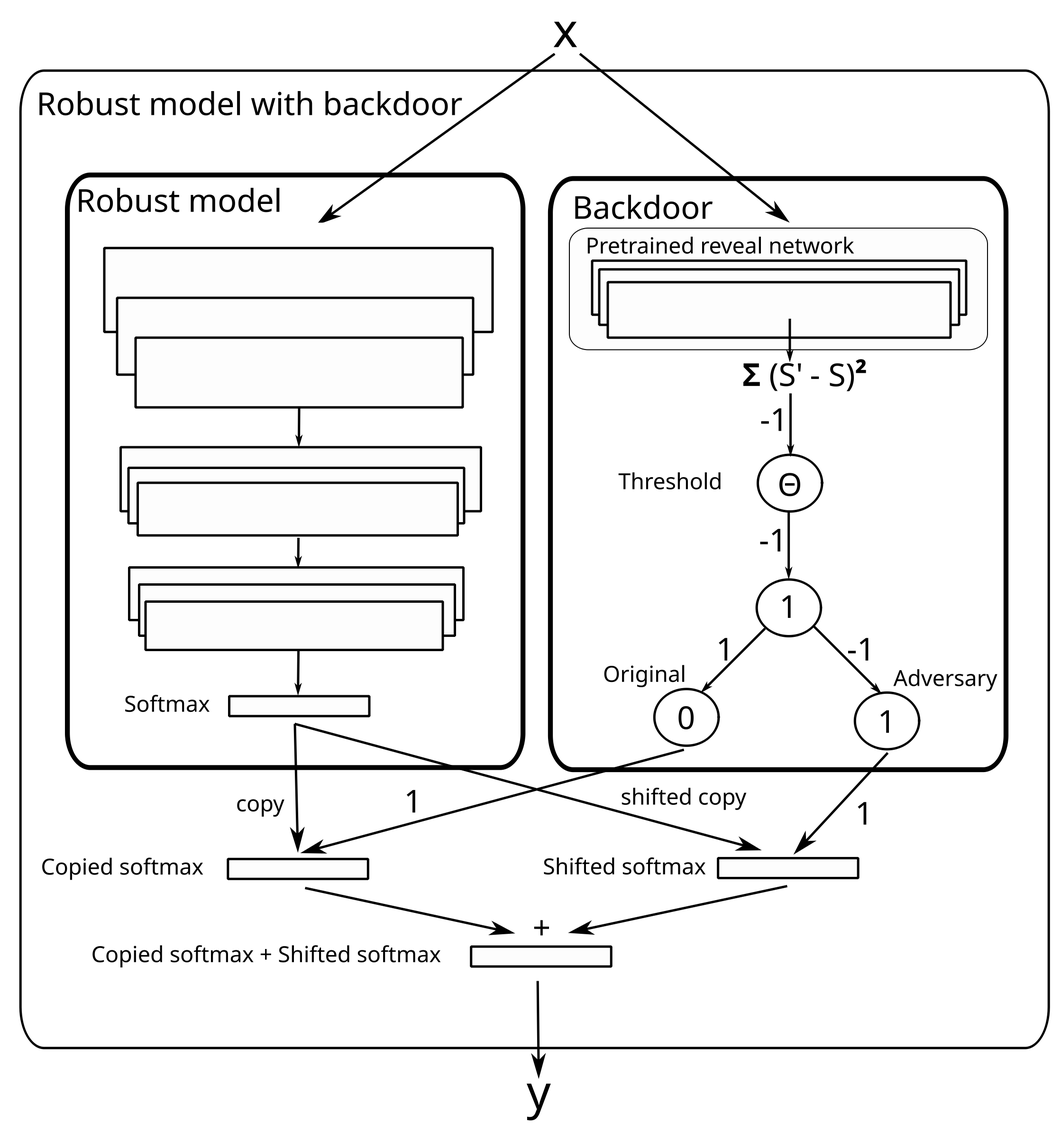
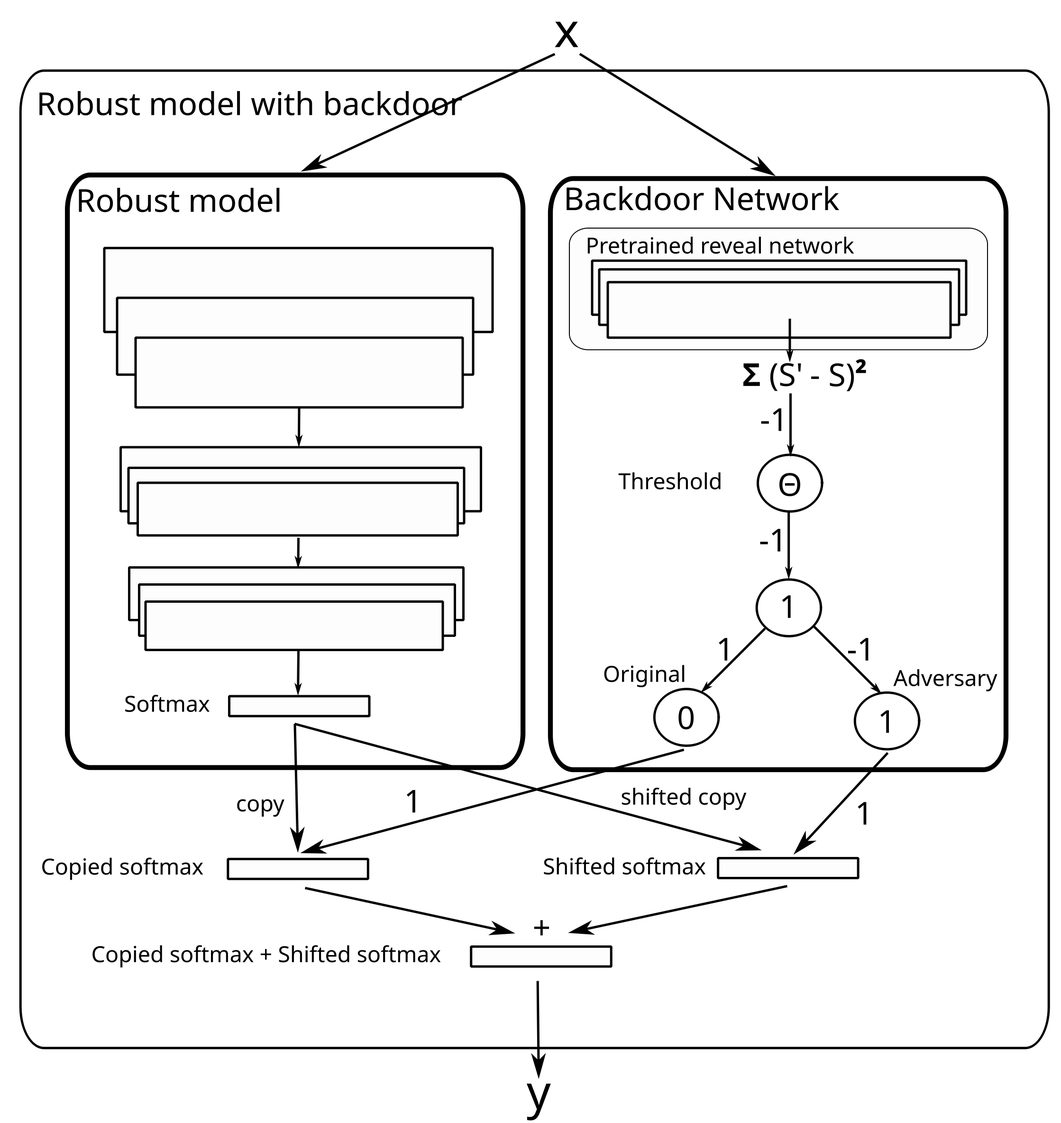
The second (1061, 1123) image is a revision of the first. Changes to its layers:
pixels changed over [300,21,840,850] (layer not identified)
